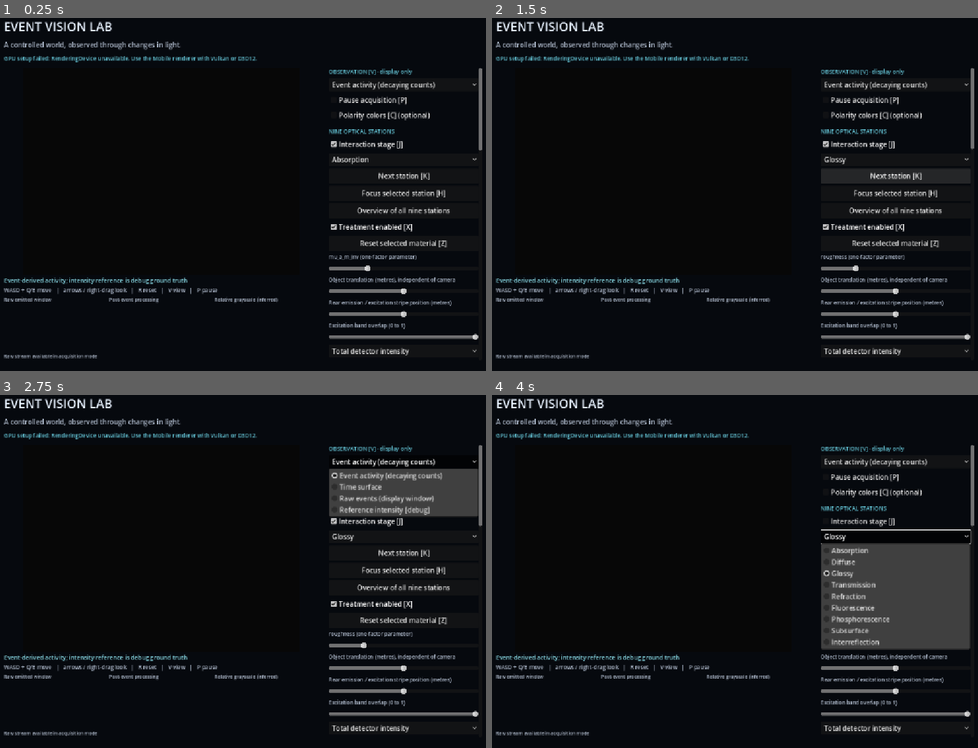
Above: before the commit, frames 1-4 (two rows, left to right).
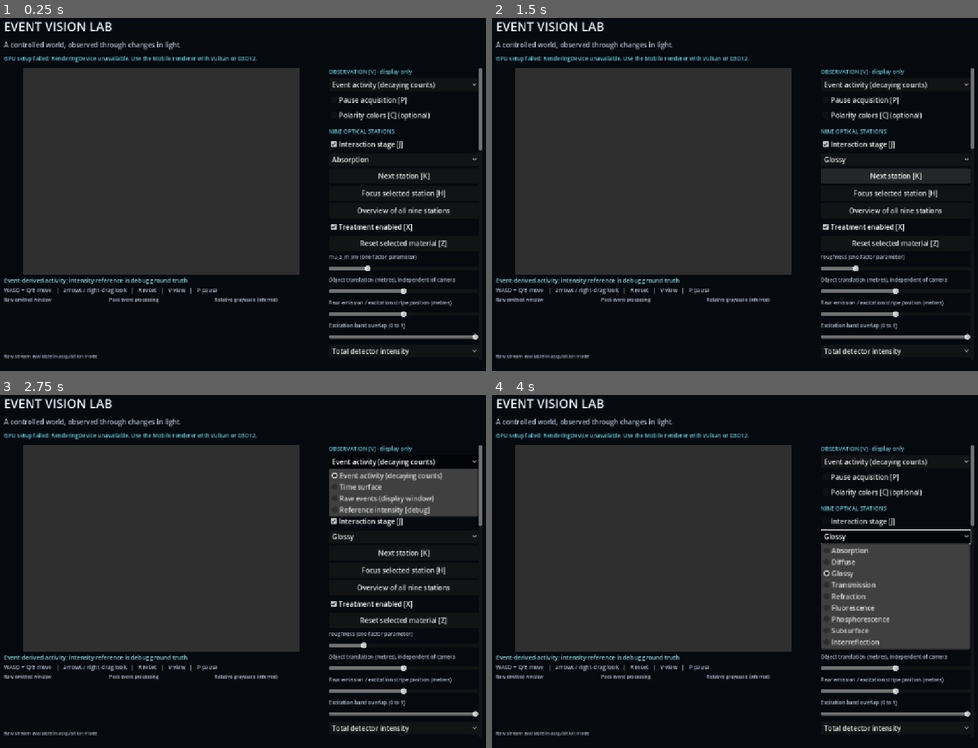
Above: after the commit, the same moments.

Repository: pianojay/event-vision-lab
Game: Godot game, scene res://main.tscn
Same seed, same stepped clock (60 frames per second), same inputs: the game is played once before the commit and once after it.
Inputs:
- Up to frame 1 (0.25 s): no input
- Up to frame 2 (1.5 s): click "Next station [K]" at 0.5 s; click "Next station [K]" at 1.25 s
- Up to frame 3 (2.75 s): click "Event activity (decaying coun…" at 2 s
- Up to frame 4 (4 s): click "Interaction stage [J]" at 2.75 s; click "Glossy" at 3.5 s

The runs differ from the first frame. In frame 1, 33% of the frame differs, in the area x 4-62%, y 14-73%; in frame 2, 33%; in frame 3, 33%; in frame 4, 33%.

Commit message:
Encode the media luminance limit for readable grayscale refs #2

Diff:
--- a/prototype/shaders/display.gdshader
+++ b/prototype/shaders/display.gdshader
@@ -11,6 +11,10 @@
 // One display frame can span several sensor samples. Retain every sample's
 // contribution using crossing timestamps rather than only the final sample.
 uniform float display_interval=0.0167;
+float limited_gray(vec3 value) {
+    float linear_luminance=clamp(dot(value,vec3(0.2126,0.7152,0.0722)),0.0,1.0)*0.08;
+    return linear_luminance<=0.0031308?12.92*linear_luminance:1.055*pow(linear_luminance,1.0/2.4)-0.055;
+}
 void fragment() {
     vec4 events=texture(event_texture,UV);
     vec3 background=vec3(0.008,0.014,0.025);
@@ -29,6 +33,6 @@
         vec3 linear=texture(scene_texture,UV).rgb;
         value=pow(max(linear/(linear+vec3(1.0)),vec3(0.0)),vec3(1.0/2.2));
     }
-    if (reduced_flashes) value=vec3(clamp(dot(value,vec3(0.2126,0.7152,0.0722)),0.0,1.0)*0.08);
+    if (reduced_flashes) value=vec3(limited_gray(value));
     COLOR=vec4(value,1.0);
 }
--- a/prototype/shaders/reduced_flashes.gdshader
+++ b/prototype/shaders/reduced_flashes.gdshader
@@ -1,8 +1,12 @@
 shader_type canvas_item;
 render_mode unshaded;
 uniform bool reduced_flashes=true;
+float limited_gray(vec3 value) {
+    float linear_luminance=clamp(dot(value,vec3(0.2126,0.7152,0.0722)),0.0,1.0)*0.08;
+    return linear_luminance<=0.0031308?12.92*linear_luminance:1.055*pow(linear_luminance,1.0/2.4)-0.055;
+}
 void fragment() {
     vec4 value=texture(TEXTURE,UV);
-    if(reduced_flashes) value.rgb=vec3(clamp(dot(value.rgb,vec3(0.2126,0.7152,0.0722)),0.0,1.0)*0.08);
+    if(reduced_flashes) value.rgb=vec3(limited_gray(value.rgb));
     COLOR=value;
 }
Not shown, changed: docs/development/interaction-stage.md
